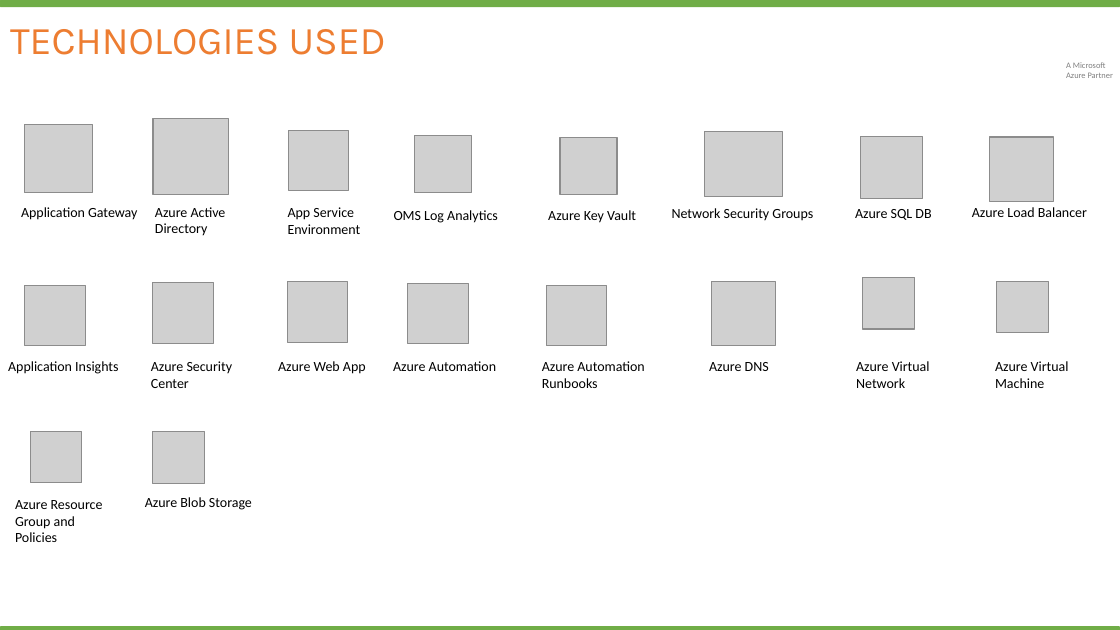
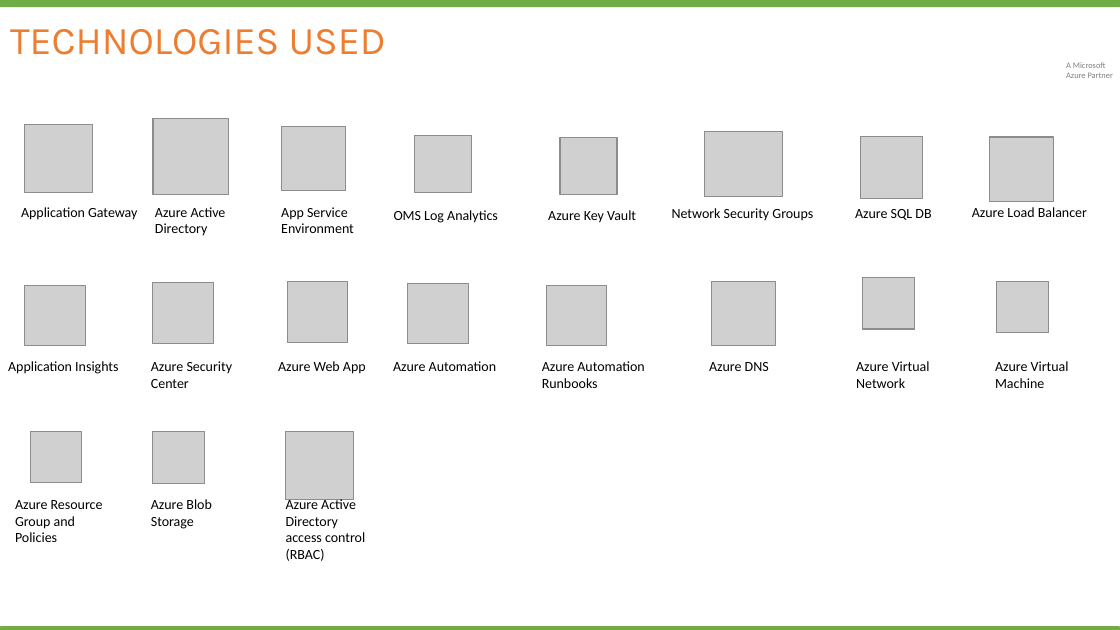
Before and after one commit to Cloudneeti/pci-paas-webapp-ase-sqldb-appgateway-keyvault-oms, a slide deck: slide 3 of documents/Azure_PCI_PaaS_Management_Reference_Architecture.pptx. Drawn at 1120x630 pixels with LibreOffice and Linux fonts; fonts in the diff are those of the drawing; grey boxes stand for pictures; background and template pictures are left out. Boxes give left, top, right and bottom in pixels: in the first picture for what was removed or moved away, otherwise in the second. Text is boxed around its words. In the diff, an @@ line names an element or a change of style, - is before the commit and + after.

```diff
--- a/documents/Azure_PCI_PaaS_Management_Reference_Architecture.pptx
+++ b/documents/Azure_PCI_PaaS_Management_Reference_Architecture.pptx
@@ picture: place and size @@
-picture at <box>289,131,349,191</box>
+picture at <box>281,126,346,191</box>
@@ text "App Service Environment": place and size @@
-text "App Service Environment" at <box>288,207,361,234</box>
+text "App Service Environment" at <box>281,207,354,233</box>
@@ picture added at <box>285,431,353,499</box> @@
@@ text "Azure Blob Storage" rewrapped from <box>145,497,252,510</box> to <box>151,499,211,529</box> @@
@@ text added at <box>286,497,365,561</box>, 10 pt, text #000000 @@
+Azure Active Directory access control (RBAC)
```
Also in this commit, not shown: 24 other files.
